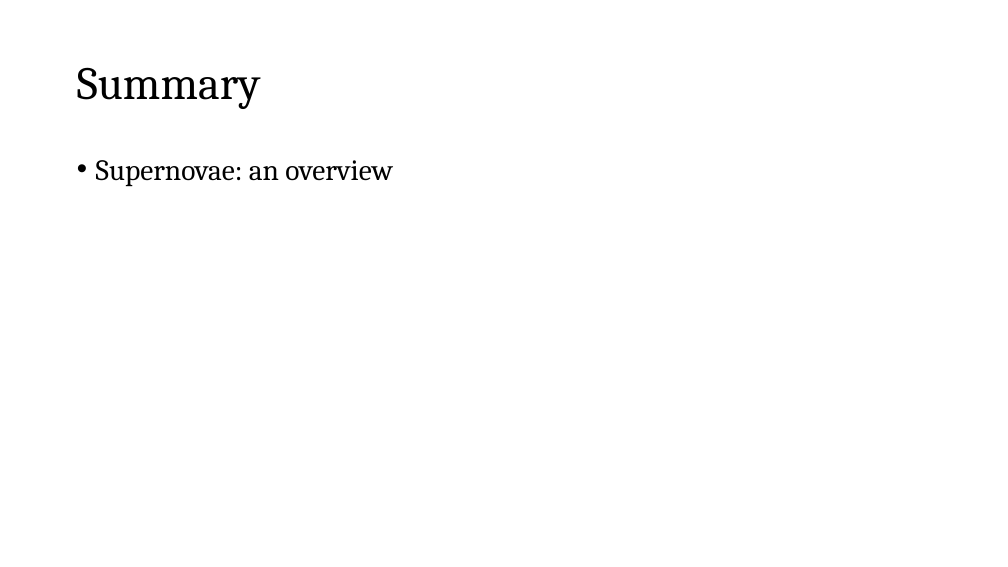
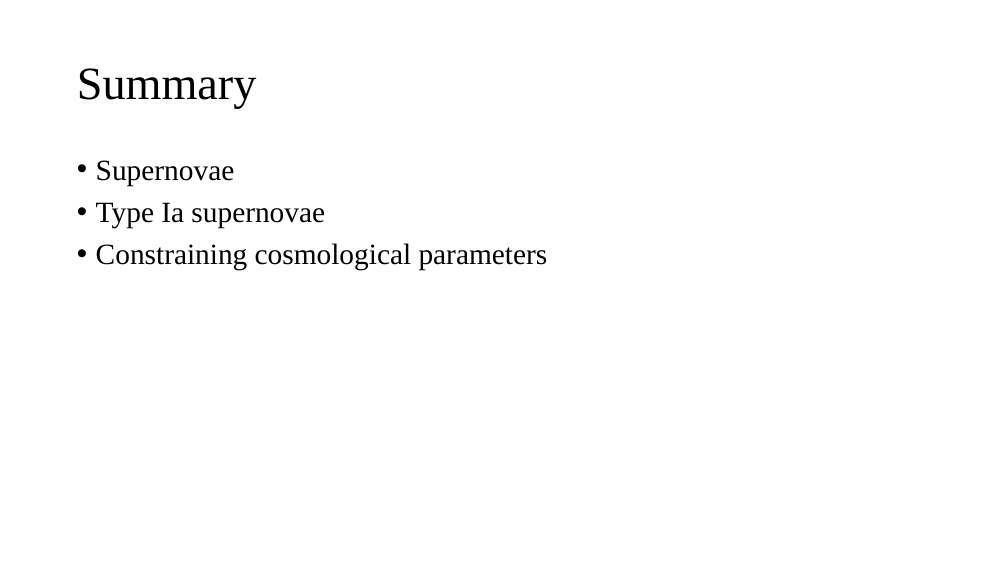
Before and after one commit to cao-jacky/degree_level3, a slide deck: slide 2 of physics_problem_solving/supernova_cosmology_jacky_cao.pptx. Drawn at 1008x567 pixels with LibreOffice and Linux fonts; fonts in the diff are those of the drawing. Boxes give left, top, right and bottom in pixels: in the first picture for what was removed or moved away, otherwise in the second. Text is boxed around its words. In the diff, an @@ line names an element or a change of style, - is before the commit and + after.

```diff
--- a/physics_problem_solving/supernova_cosmology_jacky_cao.pptx
+++ b/physics_problem_solving/supernova_cosmology_jacky_cao.pptx
@@ title "Summary" at (77, 68, 257, 109): font Cambria to Times New Roman @@
@@ text at (96, 160, 548, 270): text changed; font Cambria to Times New Roman @@
-• Supernovae: an overview
+• Supernovae
+• Type Ia supernovae
+• Constraining cosmological parameters
```
Also in this commit, not shown: 2 other slides changed, 3 slides added.
